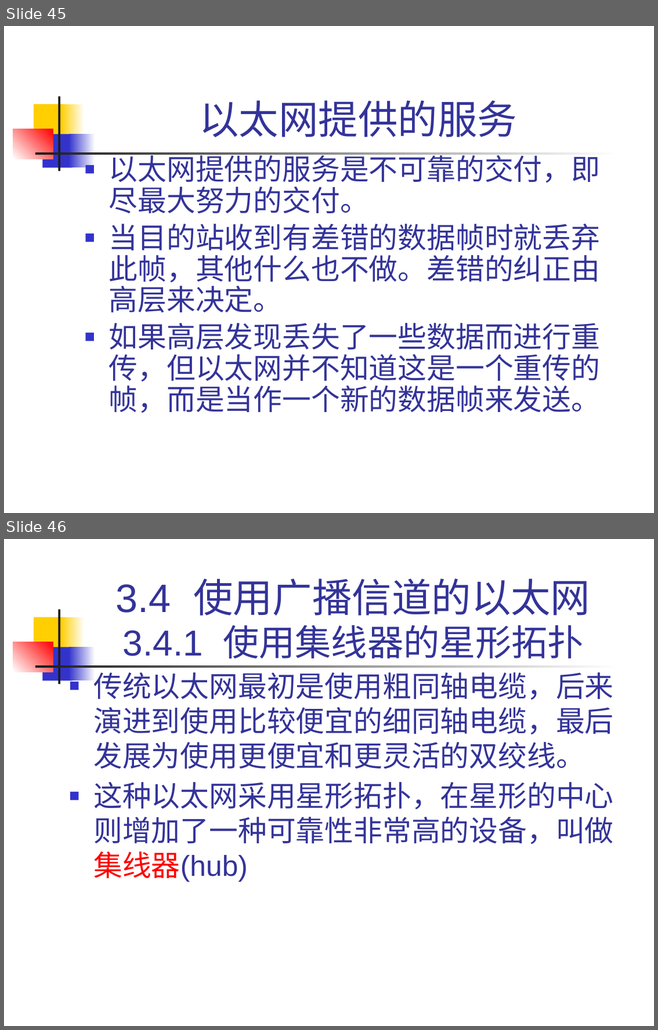
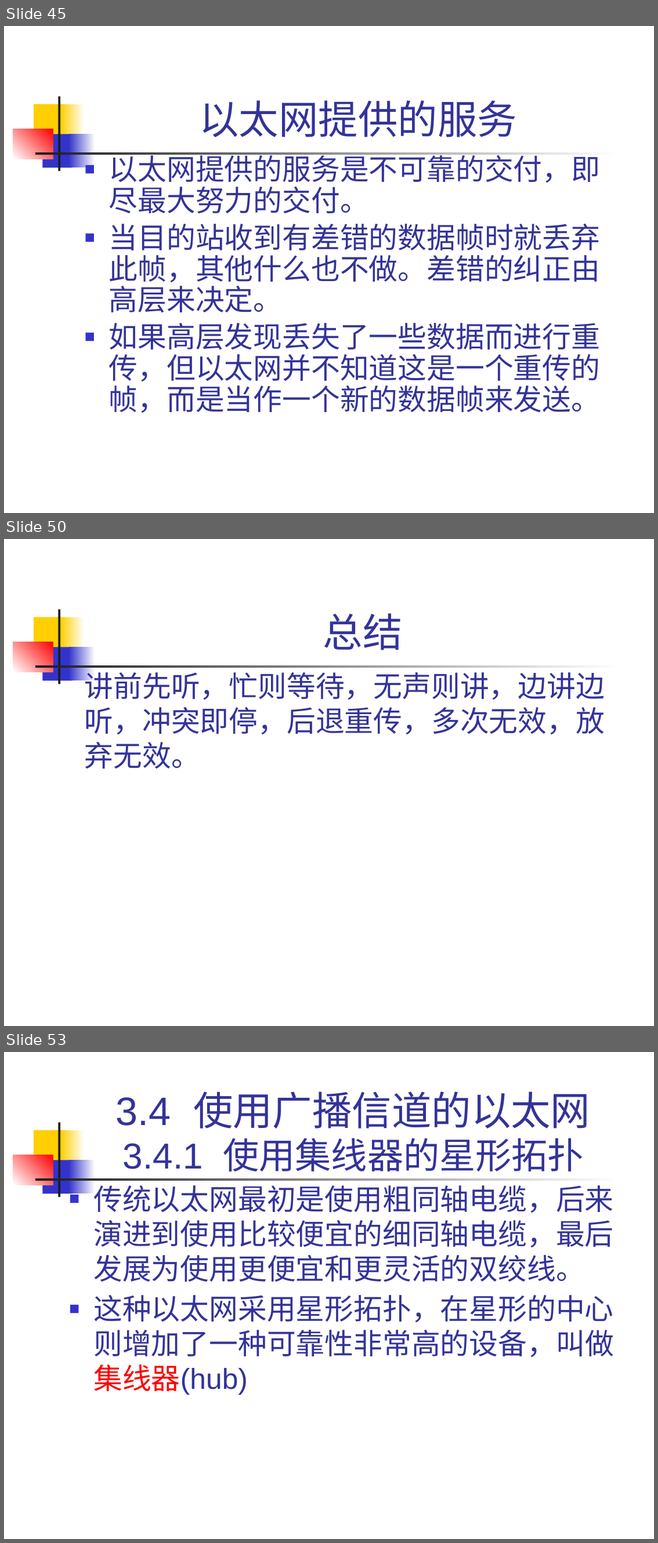
Before and after one commit to nanhapy/information-technology-materials, a slide deck: teaching-materials/network-intro/第三章 数据链路层.pptx. Shown one above the other, each under a label of ours: slides 45 and 46 before the commit, slides 45, 50 and 53 after it; the slides between them are not shown. The pictures are 658x1030 and 658x1543 pixels, drawn with LibreOffice and Linux fonts; fonts in the diff are those of the drawing. Boxes give left, top, right and bottom in pixels: in the first picture for what was removed or moved away, otherwise in the second. Text is boxed around its words. In the diff, an @@ line names an element or a change of style, - is before the commit and + after.

```diff
--- a/teaching-materials/network-intro/第三章 数据链路层.pptx
+++ b/teaching-materials/network-intro/第三章 数据链路层.pptx
@@ slide 50 added at (4, 539, 654, 1026), background #FFFFFF; not listed: 7 template elements that a slide beside it also shows @@
@@ title added at (323, 613, 402, 650), 44 pt, text #333399 @@
+总结
@@ text added at (85, 668, 604, 769), 32 pt, text #333399 @@
+讲前先听，忙则等待，无声则讲，边讲边听，冲突即停，后退重传，多次无效，放弃无效。
@@ what was slide 46 is now slide 53 @@
```
Also in this commit, not shown: 2 slides changed, 6 other slides added.
